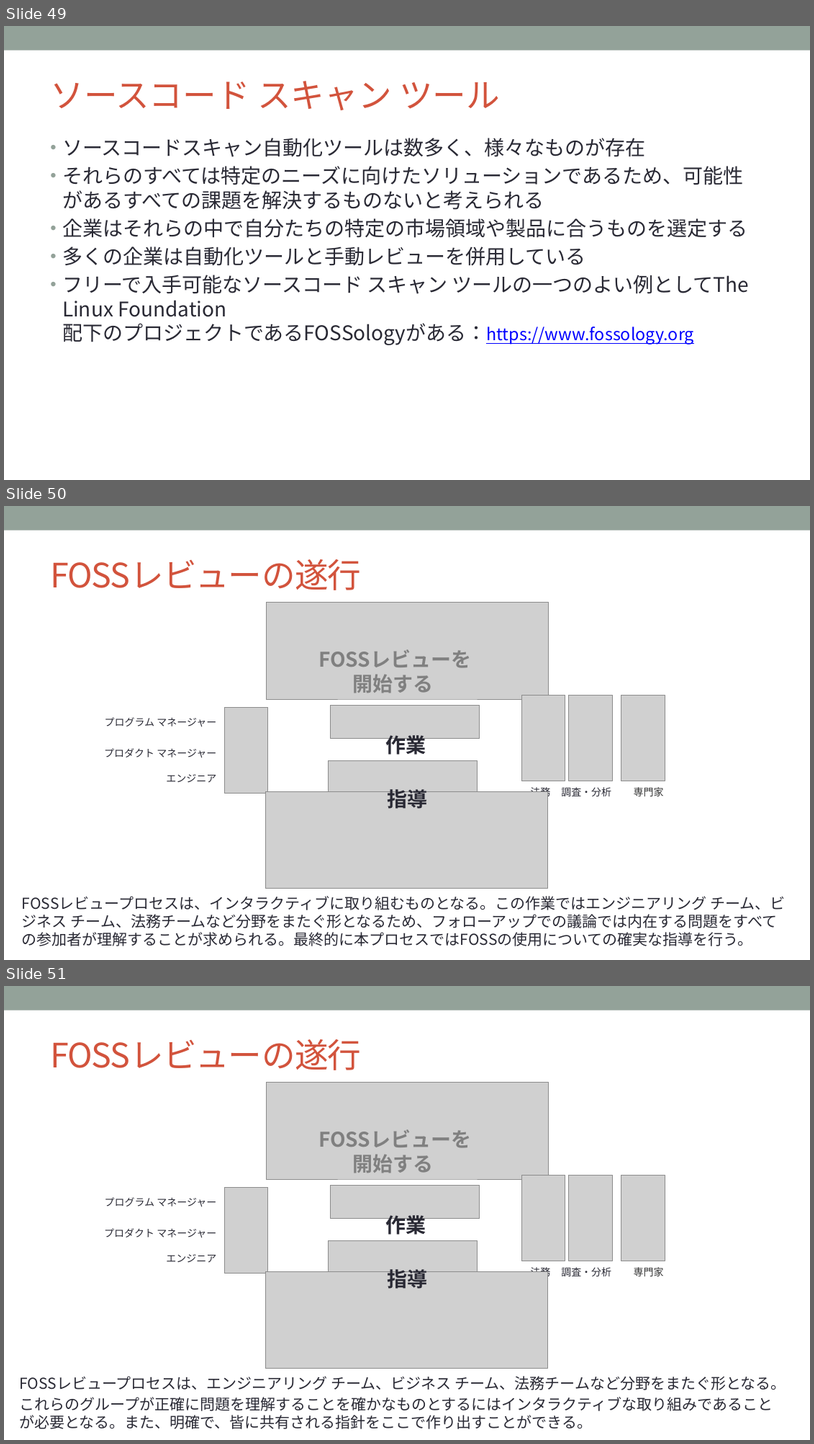
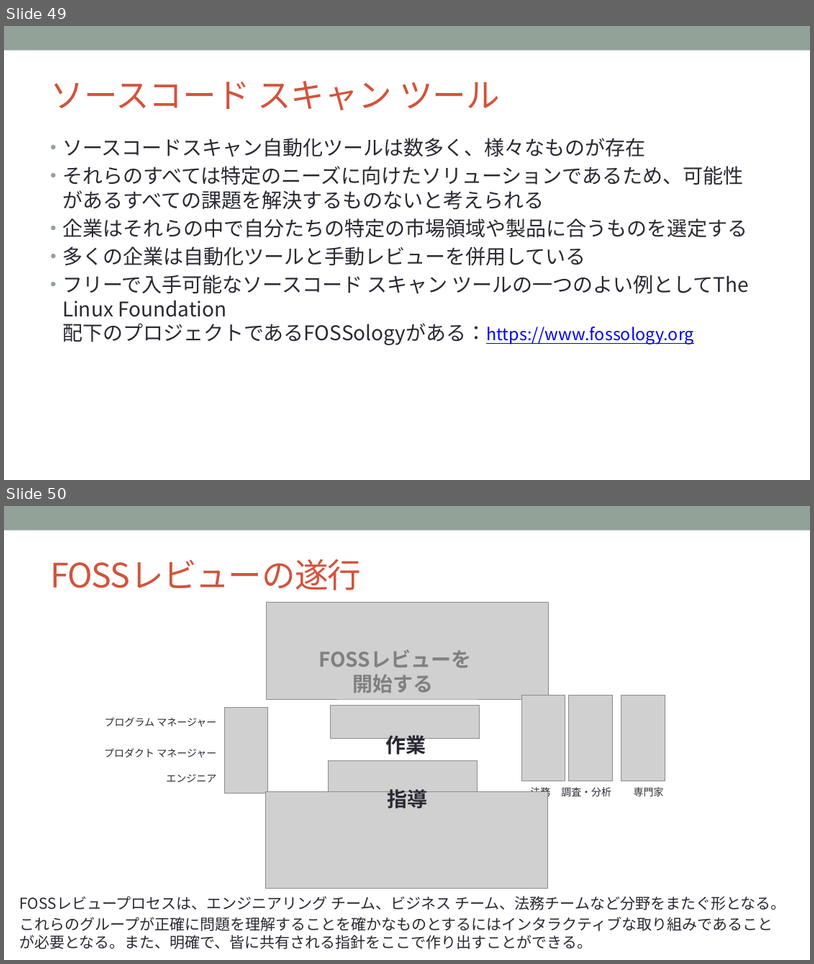
Before and after one commit to OpenChain-Project/Curriculum-Translation-JP, a slide deck: REVIEW/Version_for_v1.1/openchain-curriculum-for-1-1_JP_review_tani.pptx. Shown one above the other, each under a label of ours: slides 49, 50 and 51 before the commit, slides 49 and 50 after it. The pictures are 814x1444 and 814x964 pixels, drawn with LibreOffice and Linux fonts; fonts in the diff are those of the drawing; grey boxes stand for pictures; background and template pictures are left out. Boxes give left, top, right and bottom in pixels: in the first picture for what was removed or moved away, otherwise in the second. Text is boxed around its words. In the diff, an @@ line names an element or a change of style, - is before the commit and + after.

```diff
--- a/REVIEW/Version_for_v1.1/openchain-curriculum-for-1-1_JP_review_tani.pptx
+++ b/REVIEW/Version_for_v1.1/openchain-curriculum-for-1-1_JP_review_tani.pptx
@@ slide 50 removed at bbox=[4, 506, 810, 960], background #FFFFFF; not listed: 1 template element that a slide beside it also shows @@
@@ title removed at bbox=[50, 559, 361, 590] @@
-FOSSレビューの遂行
@@ picture removed at bbox=[267, 602, 549, 699] @@
@@ text removed at bbox=[319, 649, 471, 693] @@
-FOSSレビューを
-開始する
@@ picture removed at bbox=[522, 695, 566, 780] @@
@@ picture removed at bbox=[569, 695, 612, 780] @@
@@ picture removed at bbox=[622, 695, 665, 780] @@
@@ text removed at bbox=[105, 717, 216, 726] @@
-プログラム マネージャー
@@ picture removed at bbox=[224, 707, 268, 793] @@
@@ picture removed at bbox=[331, 705, 479, 739] @@
@@ text removed at bbox=[386, 735, 427, 758] @@
-作業
@@ text removed at bbox=[104, 748, 216, 757] @@
-プロダクト マネージャー
@@ picture removed at bbox=[328, 761, 477, 795] @@
@@ text removed at bbox=[166, 774, 216, 782] @@
-エンジニア
@@ text removed at bbox=[530, 785, 550, 798] @@
-法務
@@ picture removed at bbox=[265, 792, 548, 888] @@
@@ text removed at bbox=[387, 789, 427, 808] @@
-指導
@@ text removed at bbox=[561, 787, 612, 796] @@
-調査・分析
@@ text removed at bbox=[634, 787, 664, 796] @@
-専門家
@@ text removed at bbox=[22, 896, 785, 946] @@
-FOSSレビュープロセスは、インタラクティブに取り組むものとなる。この作業ではエンジニアリング チーム、ビジネス チーム、法務チームなど分野をまたぐ形となるため、フォローアップでの議論では内在する問題をすべての参加者が理解することが求められる。最終的に本プロセスではFOSSの使用についての確実な指導を行う。
@@ what was slide 51 is now slide 50 @@
```
Also in this commit, not shown: 1 other file.
